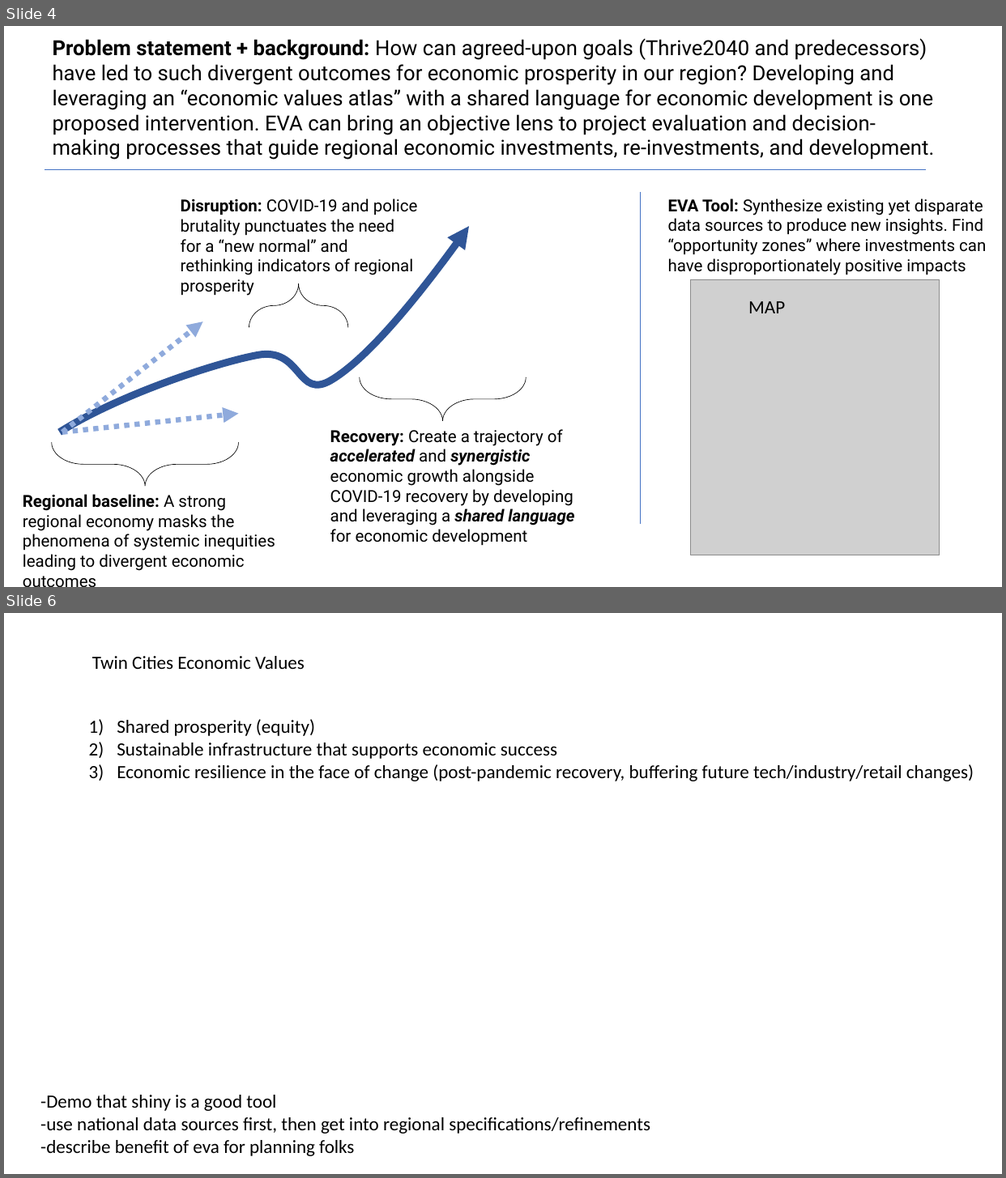
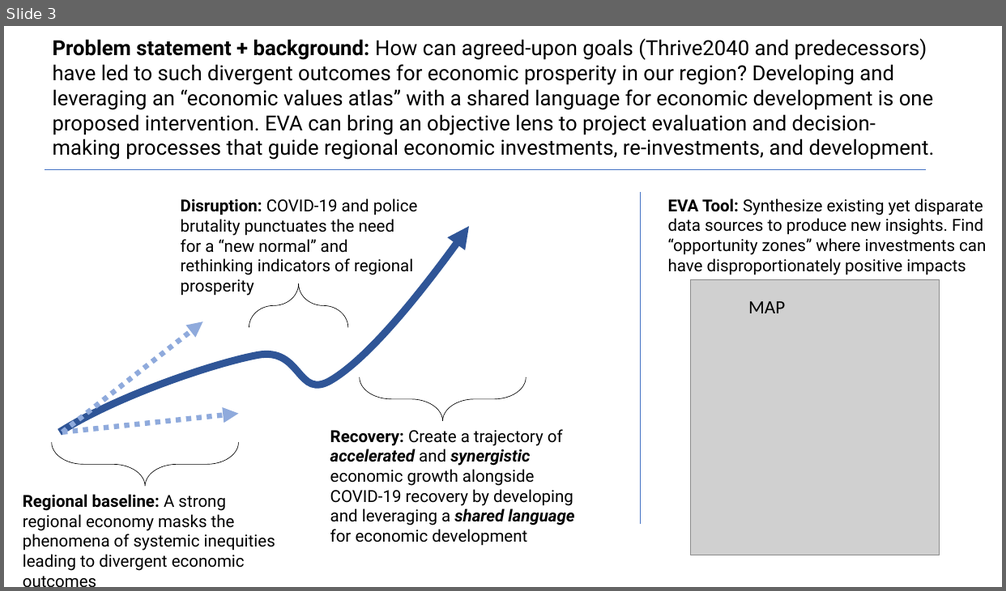
Before and after one commit to Metropolitan-Council/economic-values-atlas, a slide deck: supporting info/MetCValues.pptx. Shown one above the other, each under a label of ours: slides 4 and 6 before the commit, slide 3 after it; the slides between them are not shown. The pictures are 1006x1178 and 1006x591 pixels, drawn with LibreOffice and Linux fonts; fonts in the diff are those of the drawing; grey boxes stand for pictures. Boxes give left, top, right and bottom in pixels: in the first picture for what was removed or moved away, otherwise in the second. Text is boxed around its words. In the diff, an @@ line names an element or a change of style, - is before the commit and + after.

```diff
--- a/supporting info/MetCValues.pptx
+++ b/supporting info/MetCValues.pptx
@@ slide 6 removed at (x1=4, y1=613, x2=1002, y2=1174), background #FFFFFF @@
@@ text removed at (x1=92, y1=656, x2=305, y2=669) @@
-Twin Cities Economic Values
@@ text removed at (x1=117, y1=719, x2=974, y2=781) @@
-1) Shared prosperity (equity)
-2) Sustainable infrastructure that supports economic success
-3) Economic resilience in the face of change (post-pandemic recovery, buffering future tech/industry/retail changes)
@@ text removed at (x1=40, y1=1095, x2=650, y2=1157) @@
--Demo that shiny is a good tool
--use national data sources first, then get into regional specifications/refinements
--describe benefit of eva for planning folks
@@ what was slide 4 is now slide 3 @@
```
Also in this commit, not shown: 1 slide added, 2 other slides removed, 13 other files.
